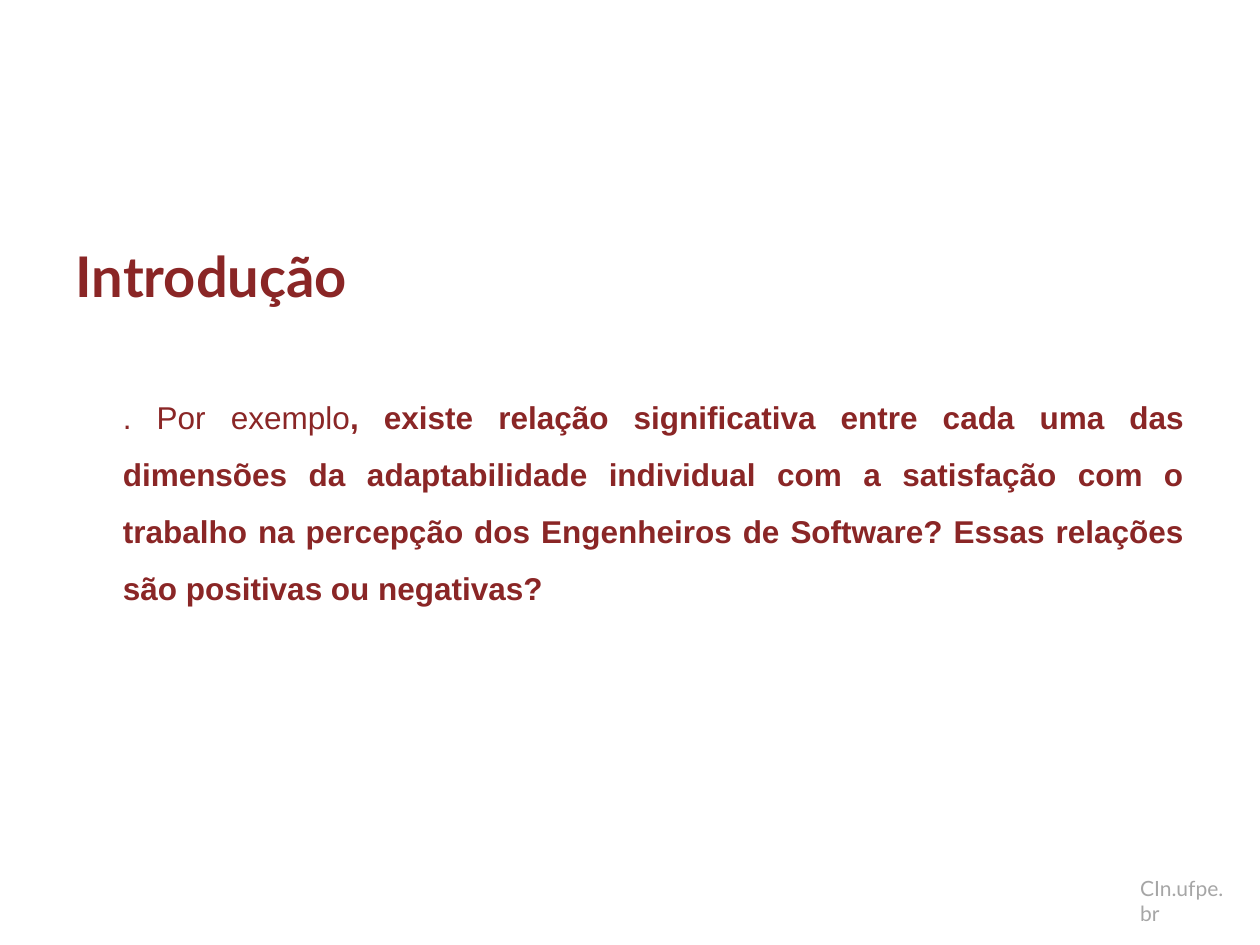
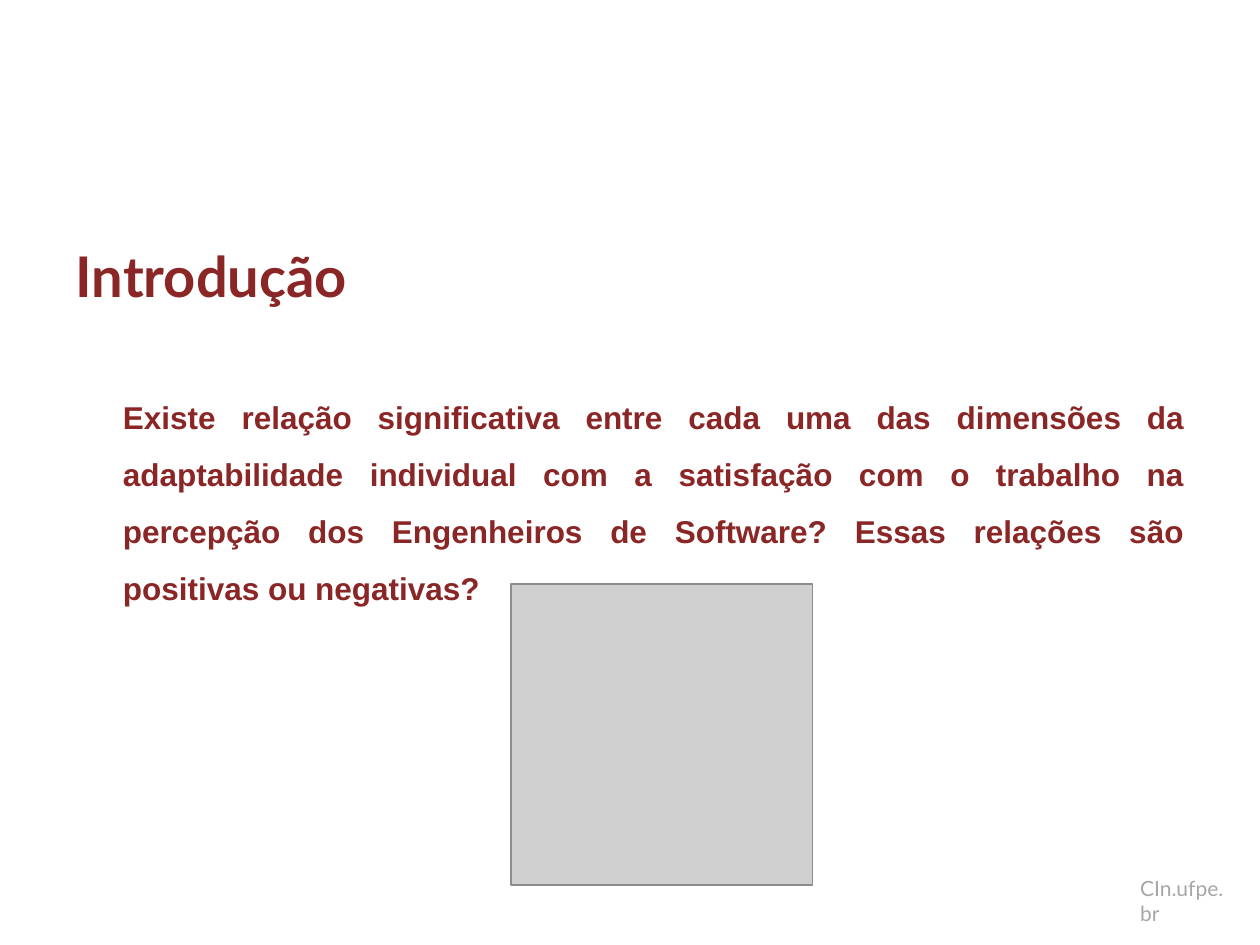
Before and after one commit to dan1lo/doutoradoR, a slide deck: slide 10 of apresentacao doutorado.pptx (slide 9 before the commit). Drawn at 1260x945 pixels with LibreOffice and Linux fonts; fonts in the diff are those of the drawing; grey boxes stand for pictures; background and template pictures are left out. Boxes give left, top, right and bottom in pixels: in the first picture for what was removed or moved away, otherwise in the second. Text is boxed around its words. In the diff, an @@ line names an element or a change of style, - is before the commit and + after.

Commit message:
introdução ajeitada
Introdução com todas as imagens adicionadas

```diff
--- a/apresentacao doutorado.pptx
+++ b/apresentacao doutorado.pptx
@@ text at [123,406,1184,606]: text changed @@
-. Por exemplo, existe relação significativa entre cada uma das dimensões da adaptabilidade individual com a satisfação com o trabalho na percepção dos Engenheiros de Software? Essas relações são positivas ou negativas?
+Existe relação significativa entre cada uma das dimensões da adaptabilidade individual com a satisfação com o trabalho na percepção dos Engenheiros de Software? Essas relações são positivas ou negativas?
@@ picture added at [512,583,813,885] @@
```
Also in this commit, not shown: 17 other slides changed, 4 slides added, 1 slide removed.
